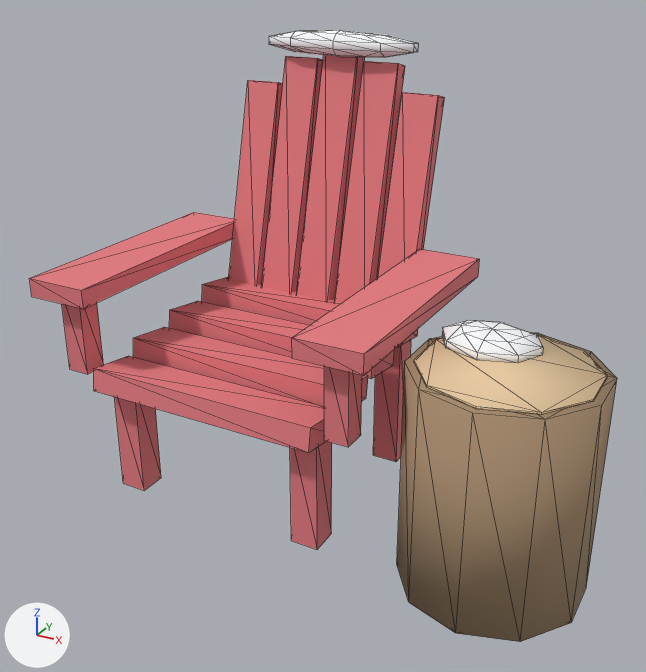
Renders of the glTF model cafe-chaos/game/public/models/fire-chair.glb from each side of a commit.
The view is the same before and after, from a 50 mm lens placed at (0.0486, -0.0749, 0.0557), pointed at (0.0078, -0.0008, 0.0187). The lights are fixed; the arrows at lower left show +X, +Y and +Z. The older version comes first. Mesh edges are drawn as thin lines. Where no turn or scale is listed for an object, it has been applied to the vertices. Vertices at exactly the same position are counted once.

The first picture shows 'Muskoka', 'MuskokaSnow', 'Stump', 'StumpSnow', 'StumpTop'.
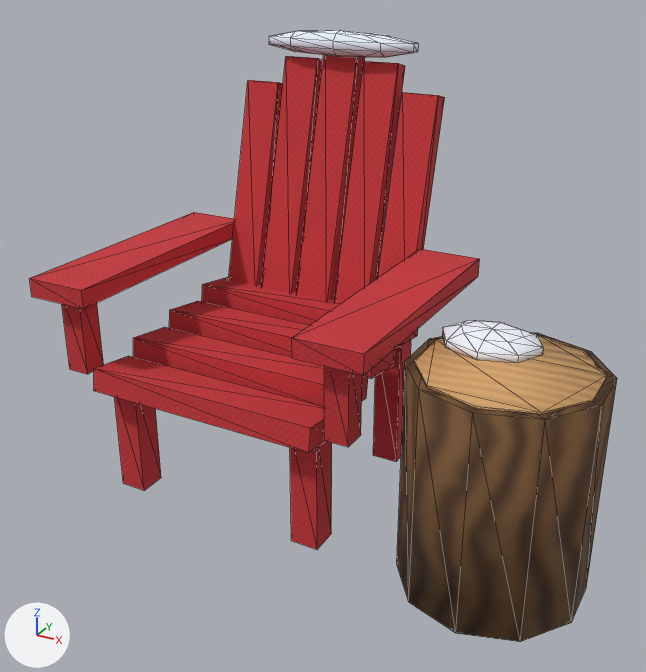
Patch to the scene script:
```diff
--- a/cafe-chaos/game/public/models/fire-chair.glb.py
+++ b/cafe-chaos/game/public/models/fire-chair.glb.py
@@ mat_cushion @@
 mat_cushion = principled_material('Cushion')
-mat_cushion.base_color = (0.78, 0.2, 0.22)  # pink #e57c81
+mat_cushion.texture = img_tex_cushion
 mat_cushion.roughness = 0.9
@@ mat_snow @@
 n0 = _N.new('ShaderNodeBsdfPrincipled'); n0.name = 'Principled BSDF'
-n0.inputs[0].default_value = (0.96, 0.975, 1.0, 1.0)  # 'Base Color', white #fafcff
 n0.inputs[2].default_value = 0.95  # 'Roughness'
 n1 = _N.new('ShaderNodeOutputMaterial'); n1.name = 'Material Output'
+n2 = _N.new('ShaderNodeTexImage'); n2.name = 'Image Texture'
+n2.image = img_tex_snow
+n3 = _N.new('ShaderNodeNormalMap'); n3.name = 'Normal Map'
+n3.uv_map = 'UVMap'
+n4 = _N.new('ShaderNodeTexImage'); n4.name = 'Image Texture.001'
+n4.image = img_nrm_snow
 _L.new(n0.outputs[0], n1.inputs[0])  # 'BSDF' to 'Surface'
+_L.new(n2.outputs[0], n0.inputs[0])  # 'Color' to 'Base Color'
+_L.new(n3.outputs[0], n0.inputs[5])  # 'Normal' to 'Normal'
+_L.new(n4.outputs[0], n3.inputs[1])  # 'Color' to 'Color'
@@ mat_trunk @@
 n0 = _N.new('ShaderNodeBsdfPrincipled'); n0.name = 'Principled BSDF'
-n0.inputs[0].default_value = (0.4, 0.27, 0.16, 1.0)  # 'Base Color', beige #aa8e6f
 n0.inputs[2].default_value = 0.9  # 'Roughness'
 n1 = _N.new('ShaderNodeOutputMaterial'); n1.name = 'Material Output'
+n2 = _N.new('ShaderNodeTexImage'); n2.name = 'Image Texture'
+n2.image = img_tex_trunk
+n3 = _N.new('ShaderNodeNormalMap'); n3.name = 'Normal Map'
+n3.uv_map = 'UVMap'
+n4 = _N.new('ShaderNodeTexImage'); n4.name = 'Image Texture.001'
+n4.image = img_nrm_trunk
 _L.new(n0.outputs[0], n1.inputs[0])  # 'BSDF' to 'Surface'
+_L.new(n2.outputs[0], n0.inputs[0])  # 'Color' to 'Base Color'
+_L.new(n3.outputs[0], n0.inputs[5])  # 'Normal' to 'Normal'
+_L.new(n4.outputs[0], n3.inputs[1])  # 'Color' to 'Color'
@@ mat_pine @@
 n0 = _N.new('ShaderNodeBsdfPrincipled'); n0.name = 'Principled BSDF'
-n0.inputs[0].default_value = (0.82, 0.6, 0.36, 1.0)  # 'Base Color', beige #eacba2
 n0.inputs[2].default_value = 0.8  # 'Roughness'
 n1 = _N.new('ShaderNodeOutputMaterial'); n1.name = 'Material Output'
+n2 = _N.new('ShaderNodeTexImage'); n2.name = 'Image Texture'
+n2.image = img_tex_pine
+n3 = _N.new('ShaderNodeNormalMap'); n3.name = 'Normal Map'
+n3.uv_map = 'UVMap'
+n4 = _N.new('ShaderNodeTexImage'); n4.name = 'Image Texture.001'
+n4.image = img_nrm_pine
 _L.new(n0.outputs[0], n1.inputs[0])  # 'BSDF' to 'Surface'
+_L.new(n2.outputs[0], n0.inputs[0])  # 'Color' to 'Base Color'
+_L.new(n3.outputs[0], n0.inputs[5])  # 'Normal' to 'Normal'
+_L.new(n4.outputs[0], n3.inputs[1])  # 'Color' to 'Color'
@@ me_stump @@
 me_stump.from_pydata(...)  # 20 vertices, 36 faces; spans x 0.0204..0.0376, y -0.015..0.003, z 0.0..0.022
+# me_stump part 1: texture (UV) coordinates changed
 me_stump.materials.append(mat_trunk)
```

Pixel boxes (x1, y1, x2, y2) of what changed, in the pictures (646 x 672 px):
'Muskoka', surface changed (pink to red): (29, 55, 480, 550) in both
'Stump', surface changed (beige to brown): (397, 333, 617, 642) in both
'StumpTop', surface changed (beige to orange): (414, 334, 608, 415) in both
'MuskokaSnow', surface changed: (269, 30, 414, 57) in both
